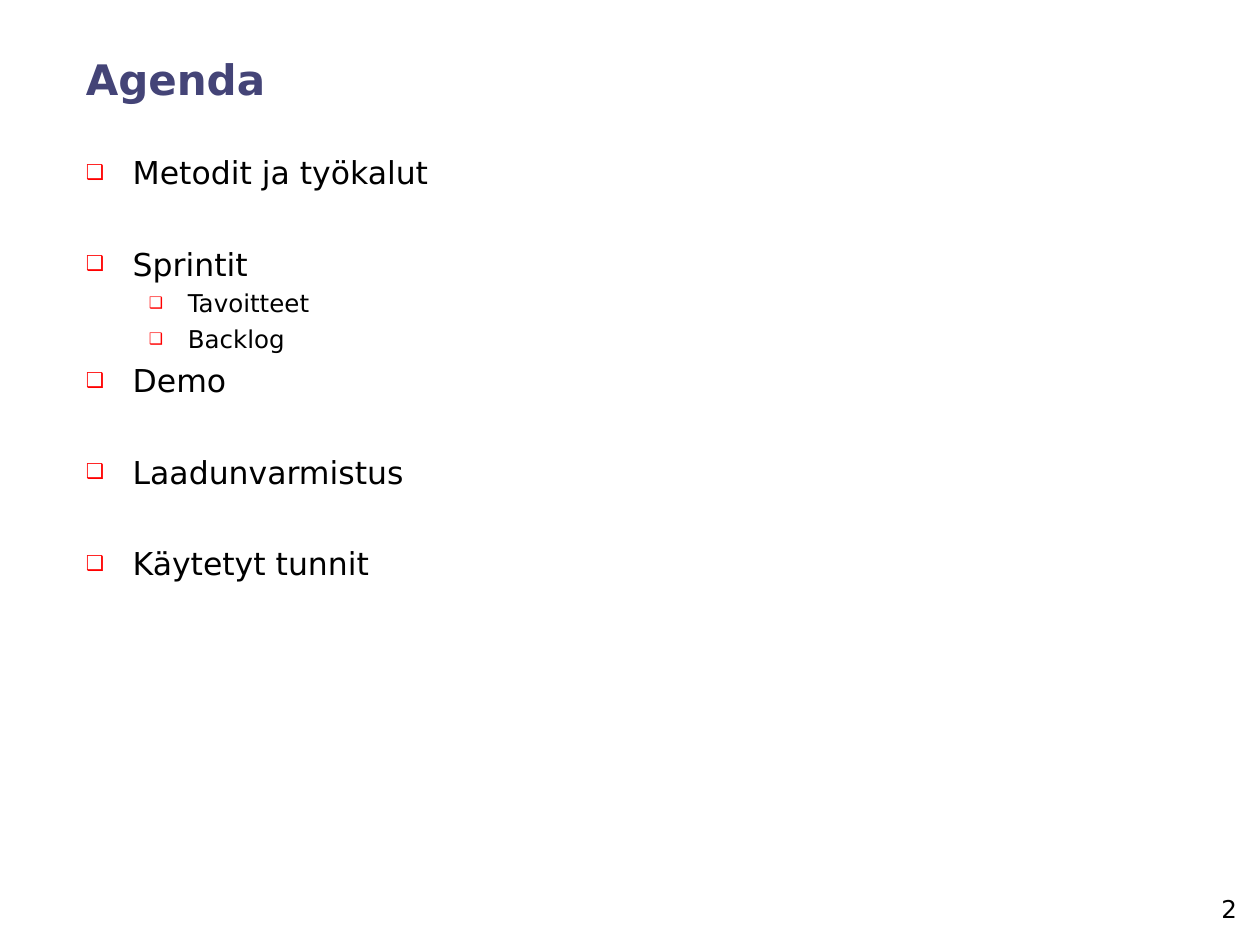
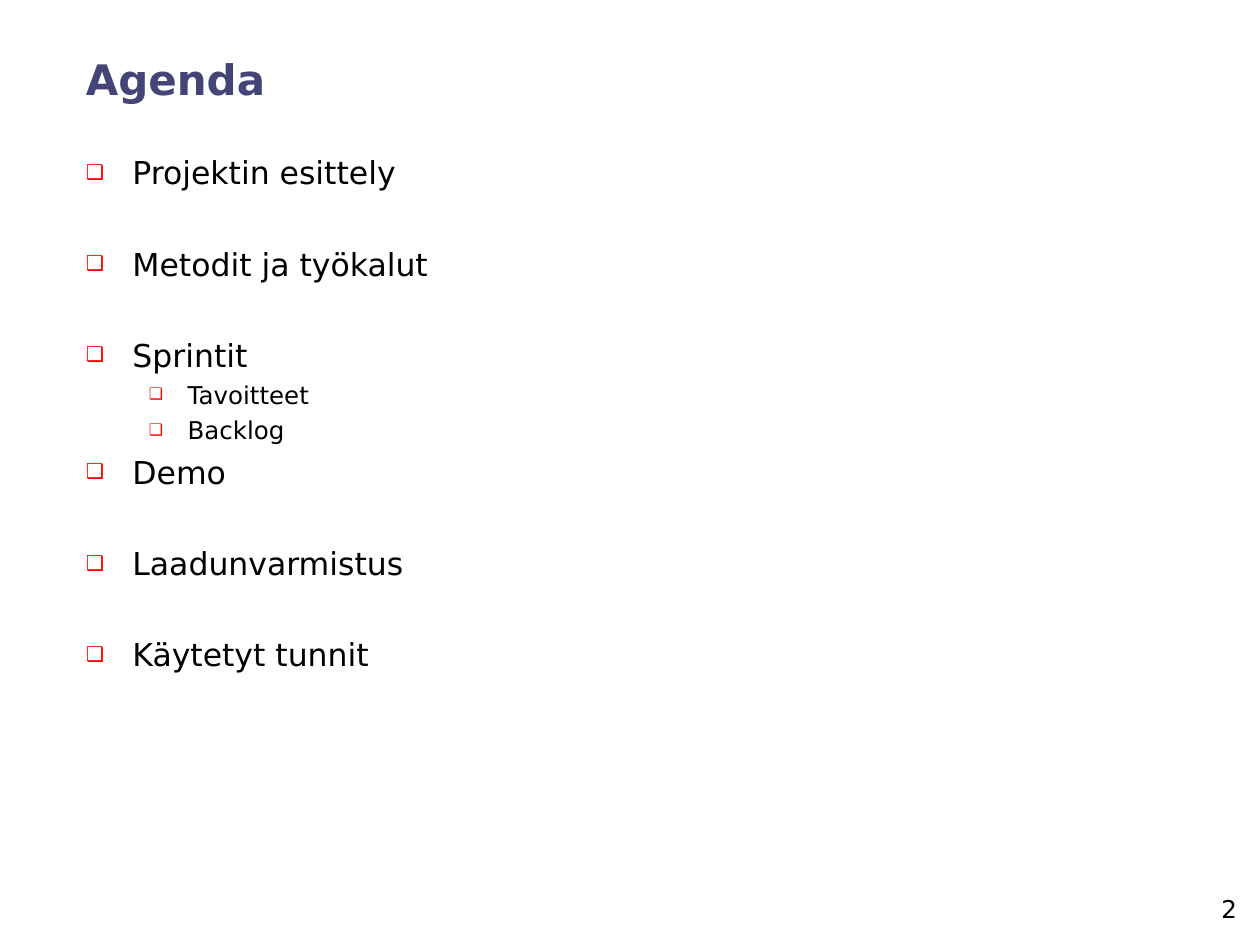
Before and after one commit to chaperweb/portfolio-visualiser, a slide deck: slide 2 of Documents/Review_1/project_review_team6.ppt. Drawn at 1260x945 pixels with LibreOffice and Linux fonts; fonts in the diff are those of the drawing. Boxes give left, top, right and bottom in pixels: in the first picture for what was removed or moved away, otherwise in the second. Text is boxed around its words. In the diff, an @@ line names an element or a change of style, - is before the commit and + after.

```diff
--- a/Documents/Review_1/project_review_team6.ppt
+++ b/Documents/Review_1/project_review_team6.ppt
@@ text at <box>132,160,396,191</box>: paragraph added @@
+❑ Projektin esittely
```
Also in this commit, not shown: 3 slides added, 2 slides removed.
